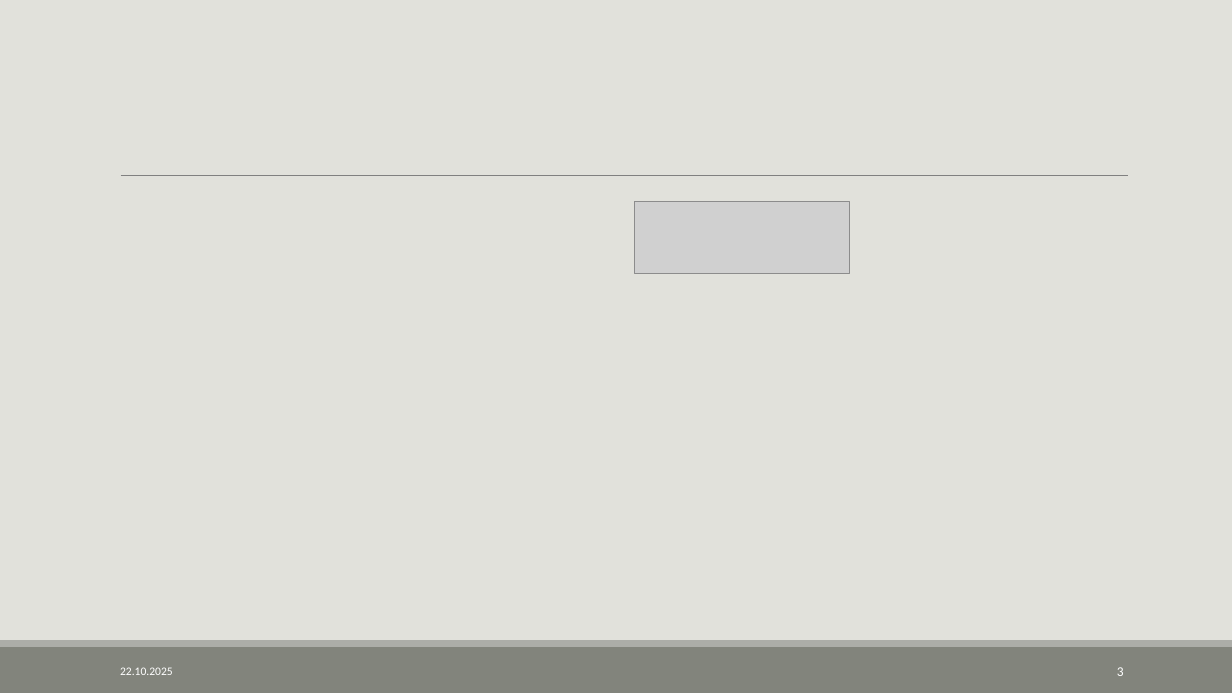
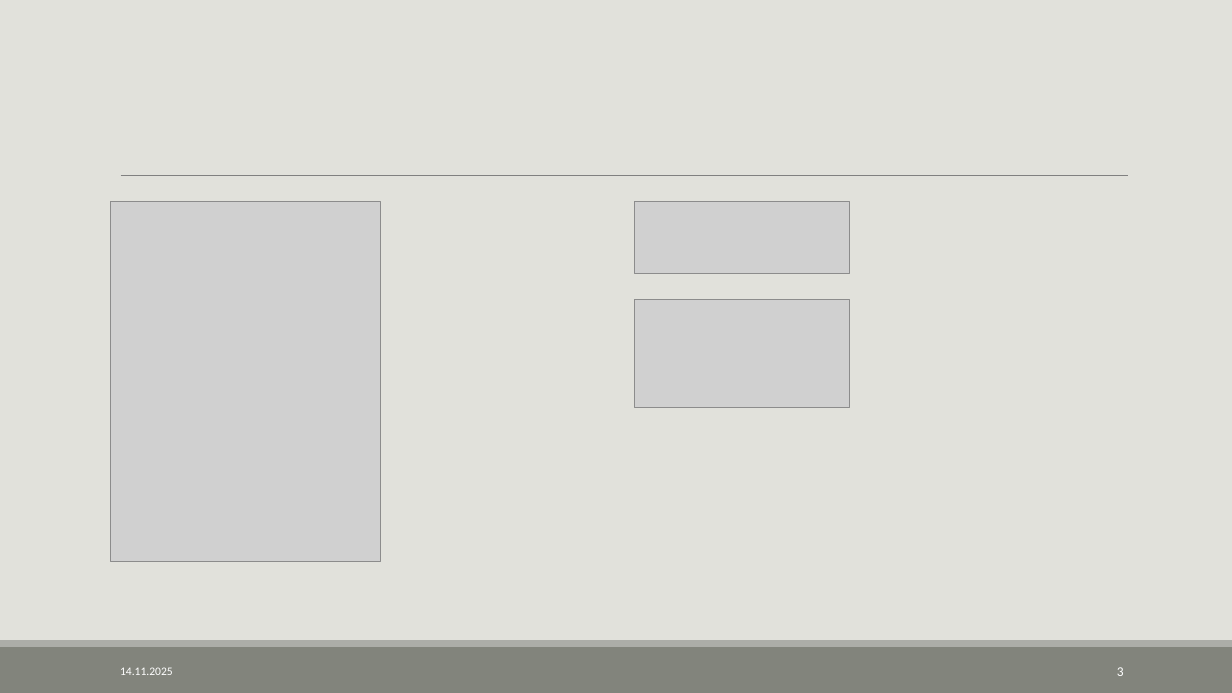
Before and after one commit to AVKazmirchuk/SearchEngine, a slide deck: slide 3 of presentation/защита.pptx. Drawn at 1232x693 pixels with LibreOffice and Linux fonts; fonts in the diff are those of the drawing; grey boxes stand for pictures. Boxes give left, top, right and bottom in pixels: in the first picture for what was removed or moved away, otherwise in the second. Text is boxed around its words. In the diff, an @@ line names an element or a change of style, - is before the commit and + after.

```diff
--- a/presentation/защита.pptx
+++ b/presentation/защита.pptx
@@ picture added at <box>111,201,381,561</box> @@
@@ picture added at <box>635,299,850,408</box> @@
@@ text at <box>120,667,173,675</box>: text changed @@
-22.10.2025
+14.11.2025
```
Also in this commit, not shown: 14 other slides changed, 13 other files.
